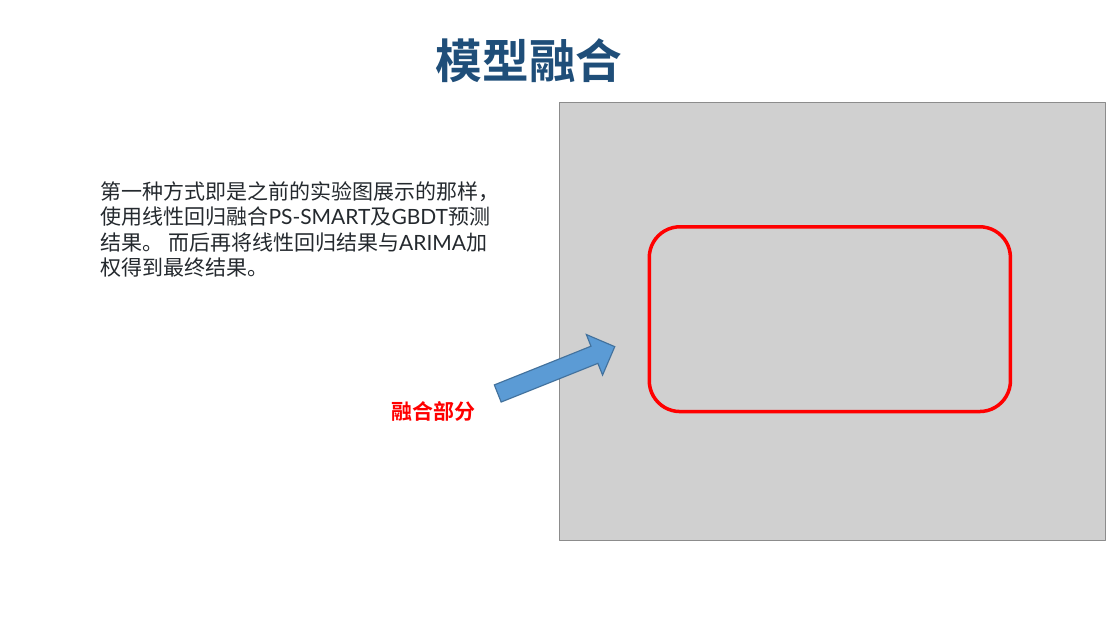
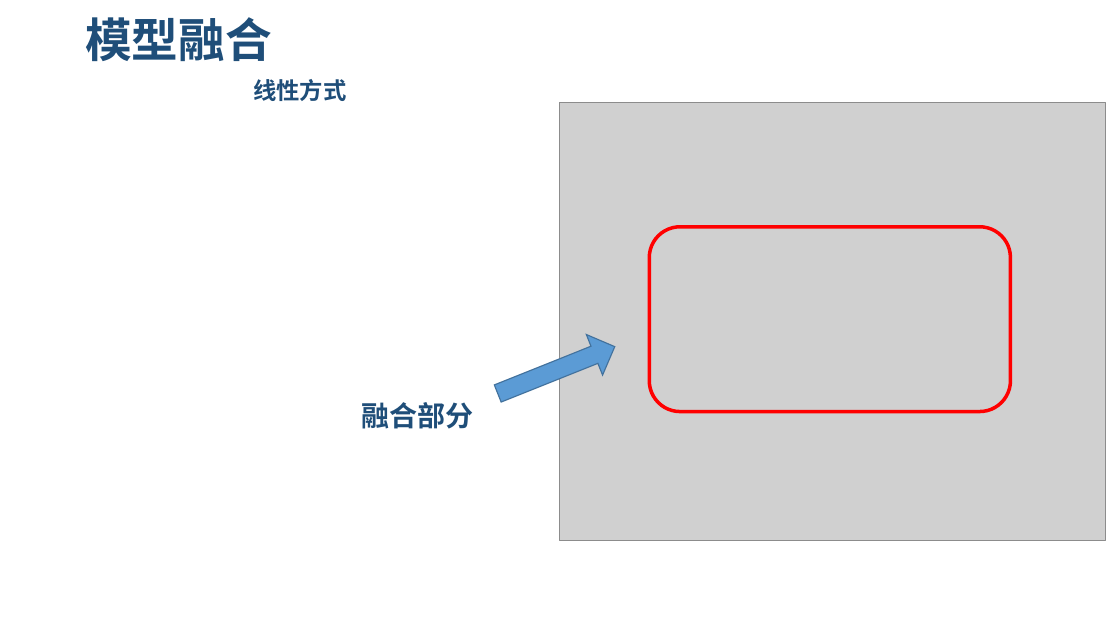
Before and after one commit to lvniqi/tianchi_power, a slide deck: slide 25 of presentation.pptx (slide 21 before the commit). Drawn at 1120x630 pixels with LibreOffice and Linux fonts; fonts in the diff are those of the drawing; grey boxes stand for pictures; background and template pictures are left out. Boxes give left, top, right and bottom in pixels: in the first picture for what was removed or moved away, otherwise in the second. Text is boxed around its words. In the diff, an @@ line names an element or a change of style, - is before the commit and + after.

```diff
--- a/presentation.pptx
+++ b/presentation.pptx
@@ text "模型融合": place and size @@
-text "模型融合" at (436, 38, 623, 82)
+text "模型融合" at (85, 17, 346, 101)
@@ text "模型融合" at (85, 17, 346, 101): vertical alignment top to middle @@
@@ text at (85, 17, 272, 61): line spacing 1 to 0.9 @@
@@ text at (253, 79, 346, 101): paragraph added @@
+线性方式
@@ text removed at (101, 181, 500, 277) @@
-第一种方式即是之前的实验图展示的那样，使用线性回归融合PS-SMART及GBDT预测结果。 而后再将线性回归结果与ARIMA加权得到最终结果。
@@ text "融合部分": place and size @@
-text "融合部分" at (391, 401, 475, 421)
+text "融合部分" at (361, 402, 473, 429)
@@ text "融合部分" at (361, 402, 473, 429): size 18 to 24 pt, font Calibri to Noto Sans CJK SC, text colour #FF0000 to #1F4E79 @@
```
Also in this commit, not shown: 21 other slides changed, 5 slides added.
